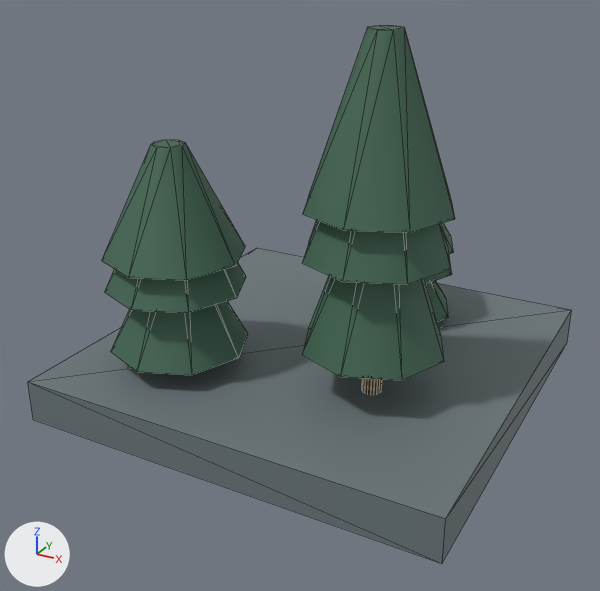
The glTF model ui/3d/system-world/v2/garden.lod1.glb as it was, and as the next commit left it.
One viewpoint serves both versions: a 50 mm camera at (3.38, -6.62, 4.17) aimed at (-0.06, -0.38, 1.05). Lighting does not change. The marker at lower left points along +X, +Y and +Z. The picture after the commit comes second. Mesh edges are drawn as thin lines. Where no turn or scale is listed for an object, it has been applied to the vertices. Vertices at exactly the same position are counted once.

In view in the first picture: 'structure'.
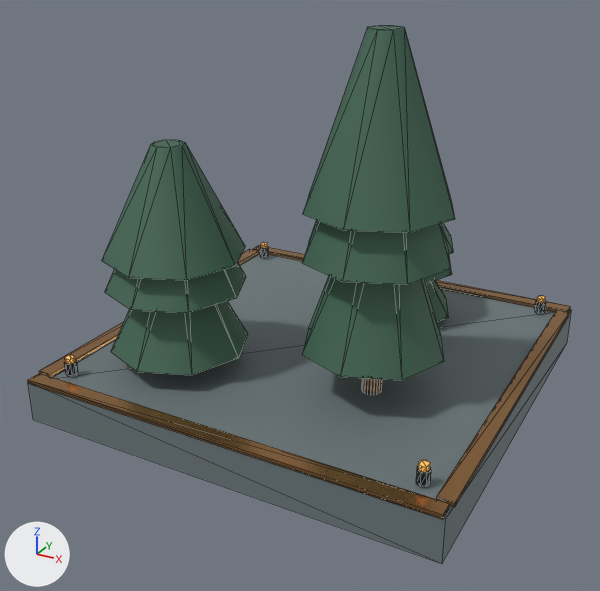
Pixel boxes (x1, y1, x2, y2) of what changed, in the pictures (600 x 591 px):
part 1 of me_garden_structure_001, added: after (28, 373, 450, 519)
part 2 of me_garden_structure_001, added: after (39, 249, 259, 377)
part 3 of me_garden_structure_001, added: after (253, 245, 571, 312)
part 4 of me_garden_structure_001, added (brown): after (437, 310, 570, 507)
part 5 of me_garden_structure_001, added: after (64, 360, 78, 376)
part 6 of me_garden_structure_001, added: after (260, 246, 269, 258)
part 7 of me_garden_structure_001, added: after (416, 466, 431, 486)
part 8 of me_garden_structure_001, added: after (535, 300, 546, 314)
part 9 of me_garden_structure_001, added: after (65, 355, 75, 364)
part 10 of me_garden_structure_001, added: after (418, 460, 430, 472)
part 11 of me_garden_structure_001, added: after (537, 296, 546, 303)

Patch to the scene script:
```diff
--- a/ui/3d/system-world/v2/garden.lod1.glb.py
+++ b/ui/3d/system-world/v2/garden.lod1.glb.py
@@ mat_city_graphite @@
+mat_city_graphite = principled_material('city.graphite')
+mat_city_graphite.base_color = (0.032, 0.048, 0.062)  # dark blue #323e46
+mat_city_graphite.metallic = 0.72
+mat_city_graphite.roughness = 0.28
@@ mat_city_warm @@
+mat_city_warm = principled_material('city.warm')
+mat_city_warm.base_color = (0.65, 0.27, 0.06)  # orange #d38e45
+mat_city_warm.metallic = 0.1
+mat_city_warm.roughness = 0.32
+mat_city_warm.emission_color = (0.845, 0.351, 0.078)  # orange #eda04f
+mat_city_warm.emission_strength = 1.0
@@ me_garden_structure_001 @@
 # used by ob_structure; location = (0.0, 0.0, 0.0)
-me_garden_structure_001.from_pydata(...)  # 272 vertices, 492 faces; spans x -2.0..2.0, y -2.0..2.0, z 0.0..3.5
+me_garden_structure_001.from_pydata(...)  # 432 vertices, 764 faces; spans x -2.01..2.01, y -2.01..2.01, z 0.0..3.5
+# me_garden_structure_001 part 1: a new loose piece, a box spanning x -1.98..1.98, y -2.01..-1.87, z 0.395..0.435, in mat_city_bronze (brown #a87c4c)
+# me_garden_structure_001 part 2: a new loose piece, a box spanning x -2.01..-1.87, y -1.84..1.84, z 0.395..0.435, in mat_city_bronze (brown #a87c4c)
+# me_garden_structure_001 part 3: a new loose piece, a box spanning x -1.98..1.98, y 1.87..2.01, z 0.395..0.435, in mat_city_bronze (brown #a87c4c)
+# me_garden_structure_001 part 4: a new loose piece, a box spanning x 1.87..2.01, y -1.84..1.84, z 0.395..0.435, in mat_city_bronze (brown #a87c4c)
+# me_garden_structure_001 part 5: a new loose piece, an 8-sided cylinder along z spanning x -1.77..-1.67, y -1.77..-1.67, z 0.43..0.55, in mat_city_graphite (dark blue #323e46)
+# me_garden_structure_001 part 6: a new loose piece, an 8-sided cylinder along z spanning x -1.77..-1.67, y 1.67..1.77, z 0.43..0.55, in mat_city_graphite (dark blue #323e46)
+# me_garden_structure_001 part 7: a new loose piece, an 8-sided cylinder along z spanning x 1.67..1.77, y -1.77..-1.67, z 0.43..0.55, in mat_city_graphite (dark blue #323e46)
+# me_garden_structure_001 part 8: a new loose piece, an 8-sided cylinder along z spanning x 1.67..1.77, y 1.67..1.77, z 0.43..0.55, in mat_city_graphite (dark blue #323e46)
+# me_garden_structure_001 part 9: a new loose piece, an 8-sided cylinder along z spanning x -1.765..-1.675, y -1.765..-1.675, z 0.545..0.595, in mat_city_warm (orange #d38e45, glowing orange #eda04f)
+# me_garden_structure_001 part 10: a new loose piece, an 8-sided cylinder along z spanning x 1.675..1.765, y -1.765..-1.675, z 0.545..0.595, in mat_city_warm (orange #d38e45, glowing orange #eda04f)
+# me_garden_structure_001 part 11: a new loose piece, an 8-sided cylinder along z spanning x 1.675..1.765, y 1.675..1.765, z 0.545..0.595, in mat_city_warm (orange #d38e45, glowing orange #eda04f)
+# other edits to the shape of me_garden_structure_001 do not show in these pictures
 me_garden_structure_001.materials.append(mat_city_stone)
@@ me_garden_structure_001 @@
 me_garden_structure_001.materials.append(mat_city_leaf)
+me_garden_structure_001.materials.append(mat_city_graphite)  # dark blue #323e46
+me_garden_structure_001.materials.append(mat_city_warm)  # orange #d38e45, glowing orange #eda04f
```
